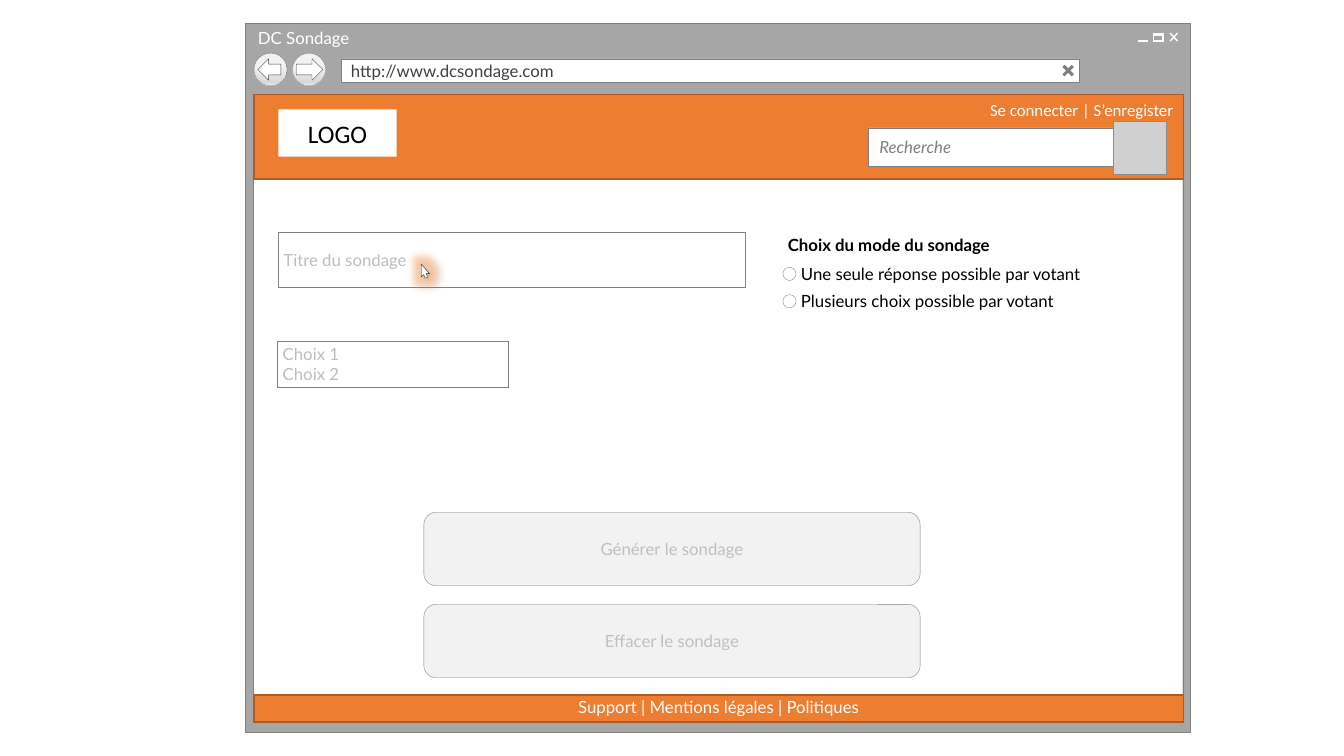
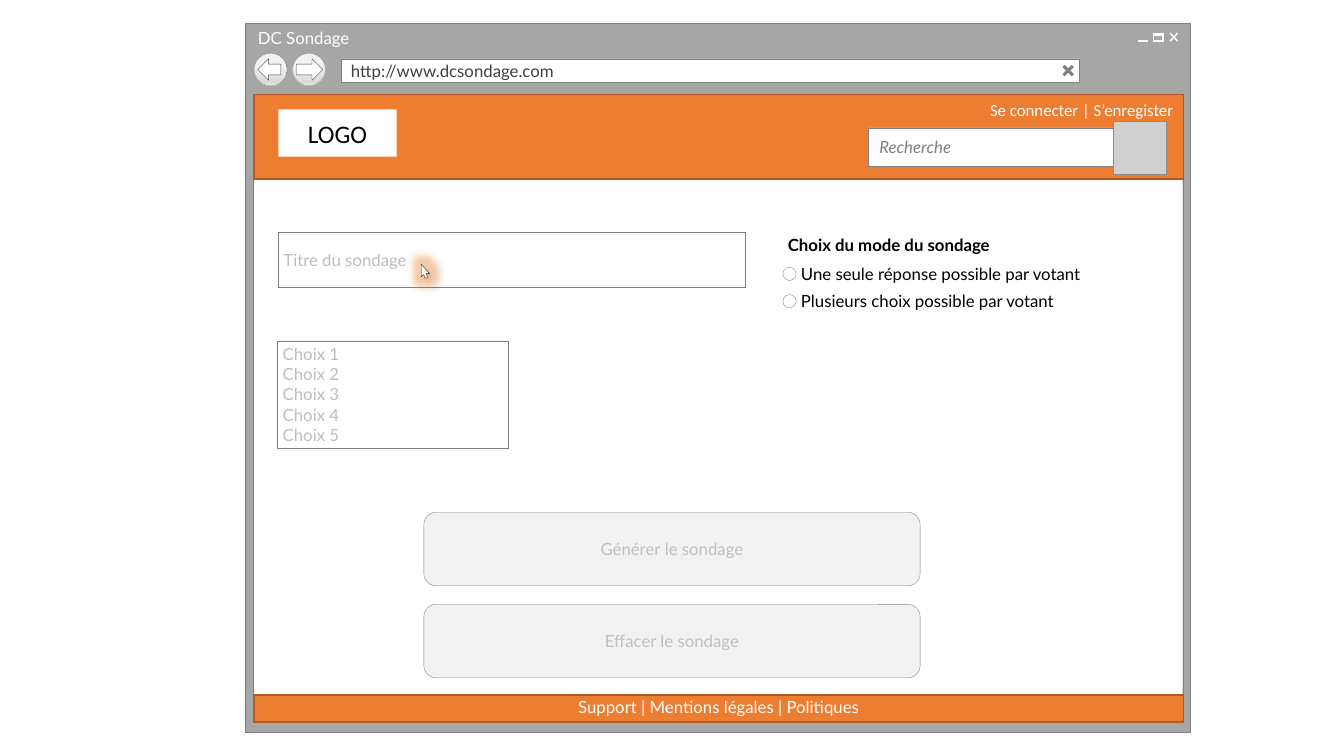
Before and after one commit to cedricbannelier/Projet1, a slide deck: slide 2 of maquetteWeb/maquetteProposition.pptx. Drawn at 1344x756 pixels with LibreOffice and Linux fonts; fonts in the diff are those of the drawing; grey boxes stand for pictures; background and template pictures are left out. Boxes give left, top, right and bottom in pixels: in the first picture for what was removed or moved away, otherwise in the second. Text is boxed around its words. In the diff, an @@ line names an element or a change of style, - is before the commit and + after.

```diff
--- a/maquetteWeb/maquetteProposition.pptx
+++ b/maquetteWeb/maquetteProposition.pptx
@@ rectangle "Choix 1": place and size @@
-rectangle "Choix 1" at [277,341,508,387]
+rectangle "Choix 1" at [277,341,508,448]
@@ text in rectangle at [283,388,339,441]: paragraphs added @@
+Choix 3
+Choix 4
+Choix 5
```
Also in this commit, not shown: 9 other slides changed, 1 other file.
